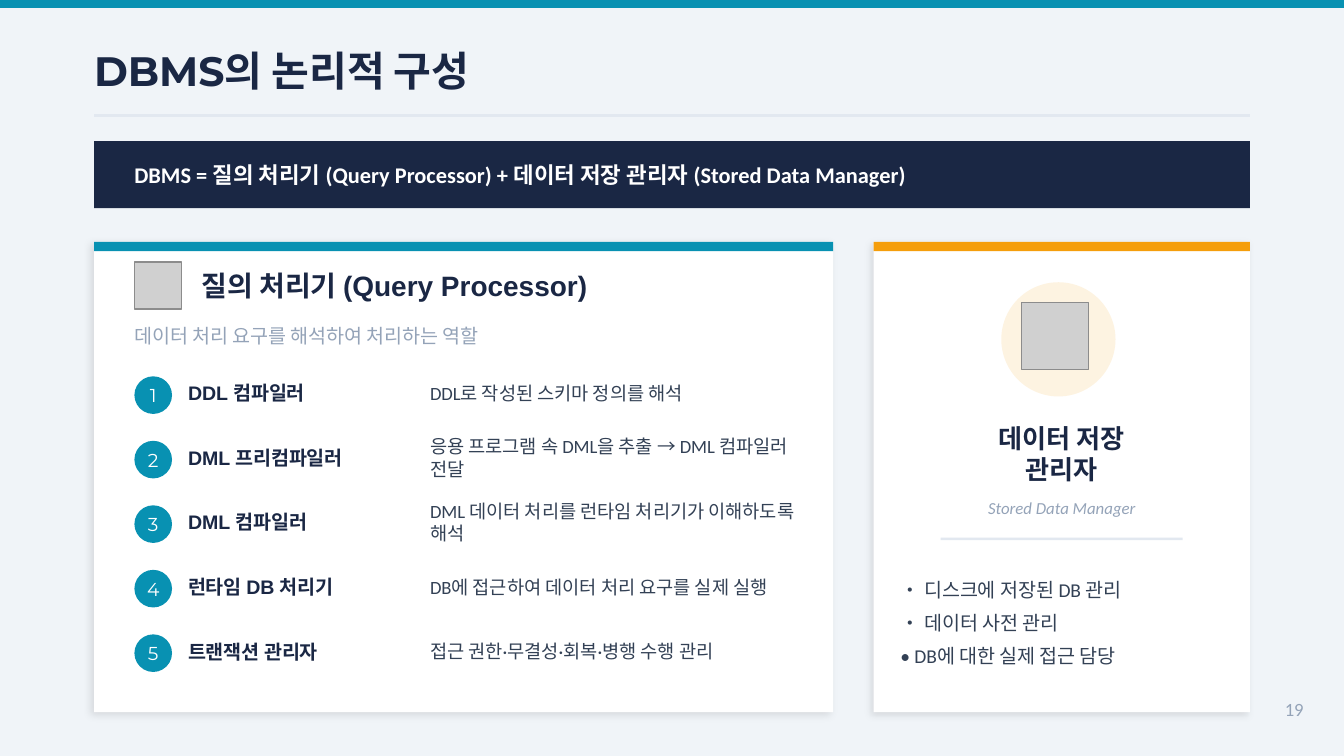
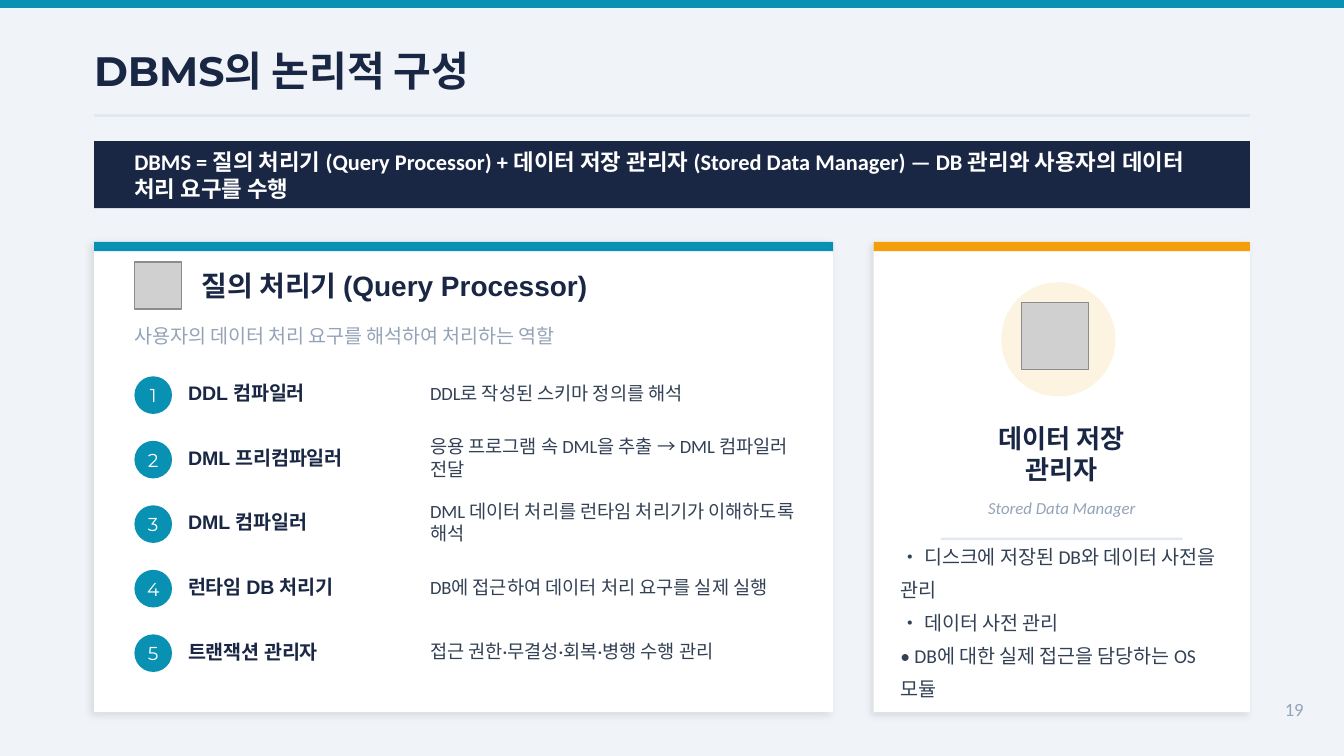
Before and after one commit to Sangdon-Park/Sangdon-Park.github.io, a slide deck: slide 19 of data/DB시스템/3장_데이터베이스시스템_박상돈.pptx. Drawn at 1344x756 pixels with LibreOffice and Linux fonts; fonts in the diff are those of the drawing; grey boxes stand for pictures. Boxes give left, top, right and bottom in pixels: in the first picture for what was removed or moved away, otherwise in the second. Text is boxed around its words. In the diff, an @@ line names an element or a change of style, - is before the commit and + after.

```diff
--- a/data/DB시스템/3장_데이터베이스시스템_박상돈.pptx
+++ b/data/DB시스템/3장_데이터베이스시스템_박상돈.pptx
@@ text at [134, 151, 1184, 199]: text changed @@
-DBMS = 질의 처리기 (Query Processor) + 데이터 저장 관리자 (Stored Data Manager)
+DBMS = 질의 처리기 (Query Processor) + 데이터 저장 관리자 (Stored Data Manager) — DB 관리와 사용자의 데이터 처리 요구를 수행
@@ text at [134, 327, 555, 345]: text changed @@
-데이터 처리 요구를 해석하여 처리하는 역할
+사용자의 데이터 처리 요구를 해석하여 처리하는 역할
@@ text at [900, 547, 1215, 599]: text changed @@
-• 디스크에 저장된 DB 관리
+• 디스크에 저장된 DB와 데이터 사전을 관리
@@ text at [900, 646, 1196, 698]: text changed @@
-• DB에 대한 실제 접근 담당
+• DB에 대한 실제 접근을 담당하는 OS 모듈
```
Also in this commit, not shown: 9 other slides changed, 3 other files.
